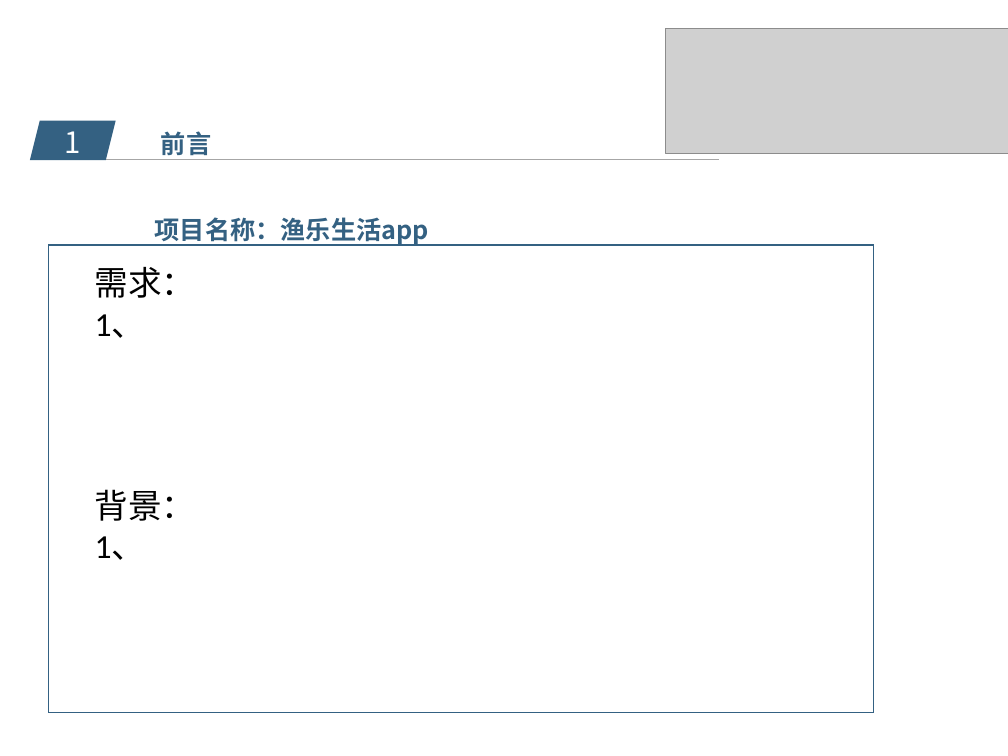
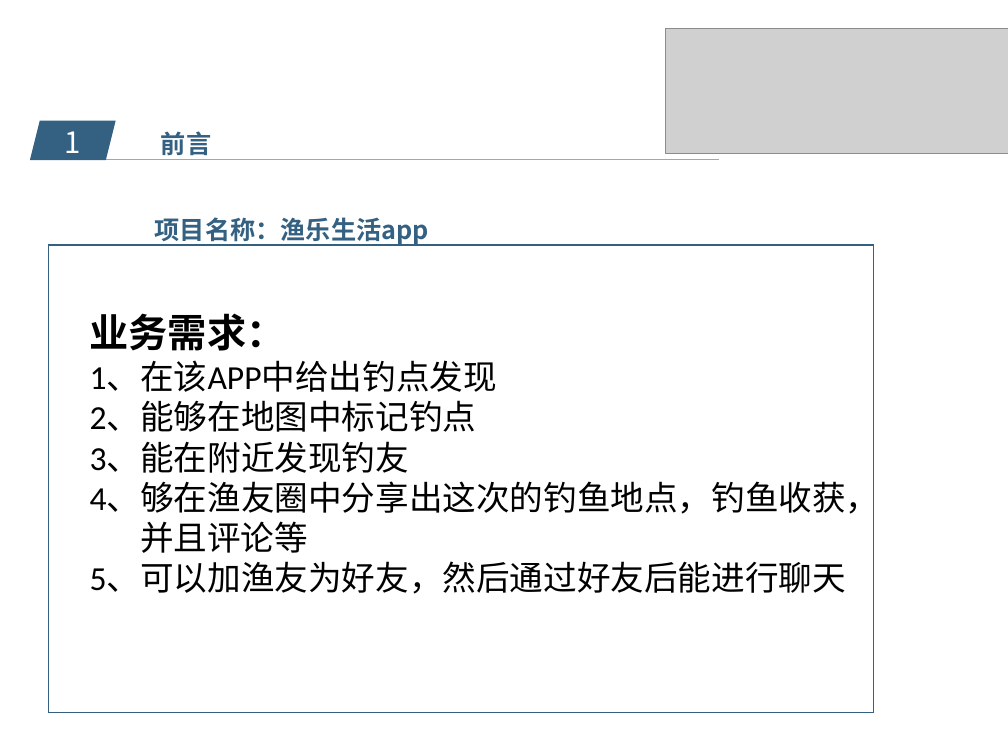
Before and after one commit to popopoi/PRD2018-G07, a slide deck: slide 4 of 项目计划/PRD2018-G07-项目计划PPT.pptx (slide 3 before the commit). Drawn at 1008x756 pixels with LibreOffice and Linux fonts; fonts in the diff are those of the drawing; grey boxes stand for pictures; background and template pictures are left out. Boxes give left, top, right and bottom in pixels: in the first picture for what was removed or moved away, otherwise in the second. Text is boxed around its words. In the diff, an @@ line names an element or a change of style, - is before the commit and + after.

```diff
--- a/项目计划/PRD2018-G07-项目计划PPT.pptx
+++ b/项目计划/PRD2018-G07-项目计划PPT.pptx
@@ text at (90, 313, 880, 594): text changed @@
-需求：
-1、
+业务需求：
+1、在该APP中给出钓点发现
+2、能够在地图中标记钓点
+3、能在附近发现钓友
+4、够在渔友圈中分享出这次的钓鱼地点，钓鱼收获，
+并且评论等
+5、可以加渔友为好友，然后通过好友后能进行聊天
@@ text removed at (95, 489, 196, 560) @@
-背景：
-1、
```
Also in this commit, not shown: 3 other slides changed, 2 slides added, 1 slide removed, 1 other file.
